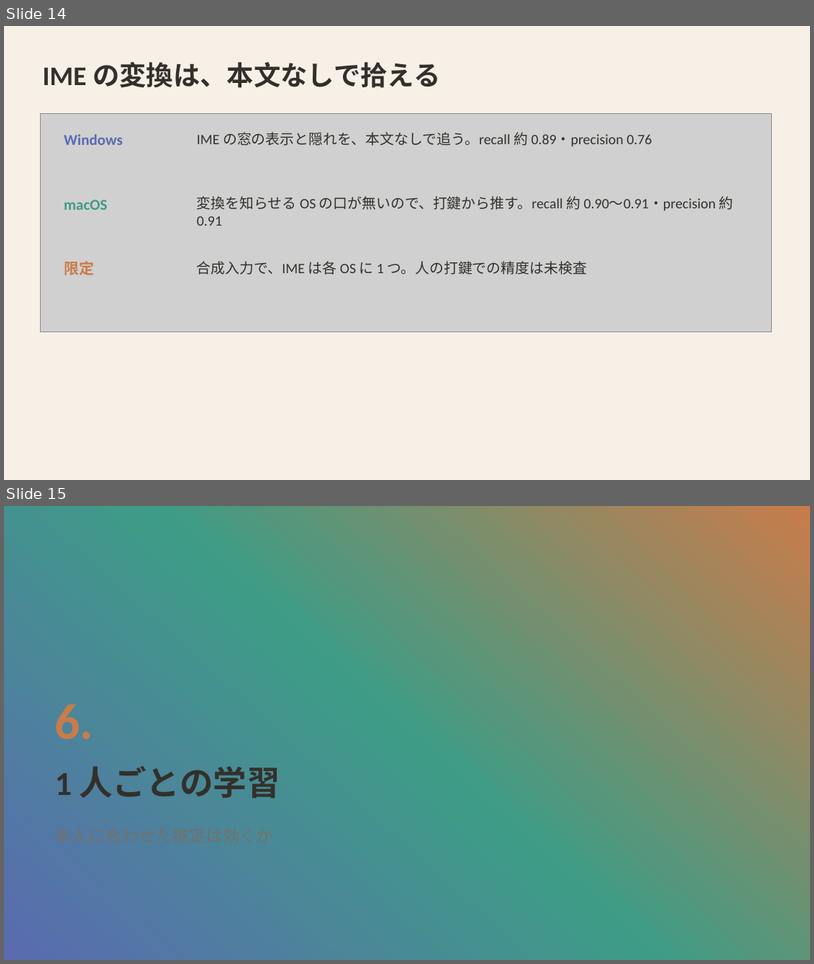
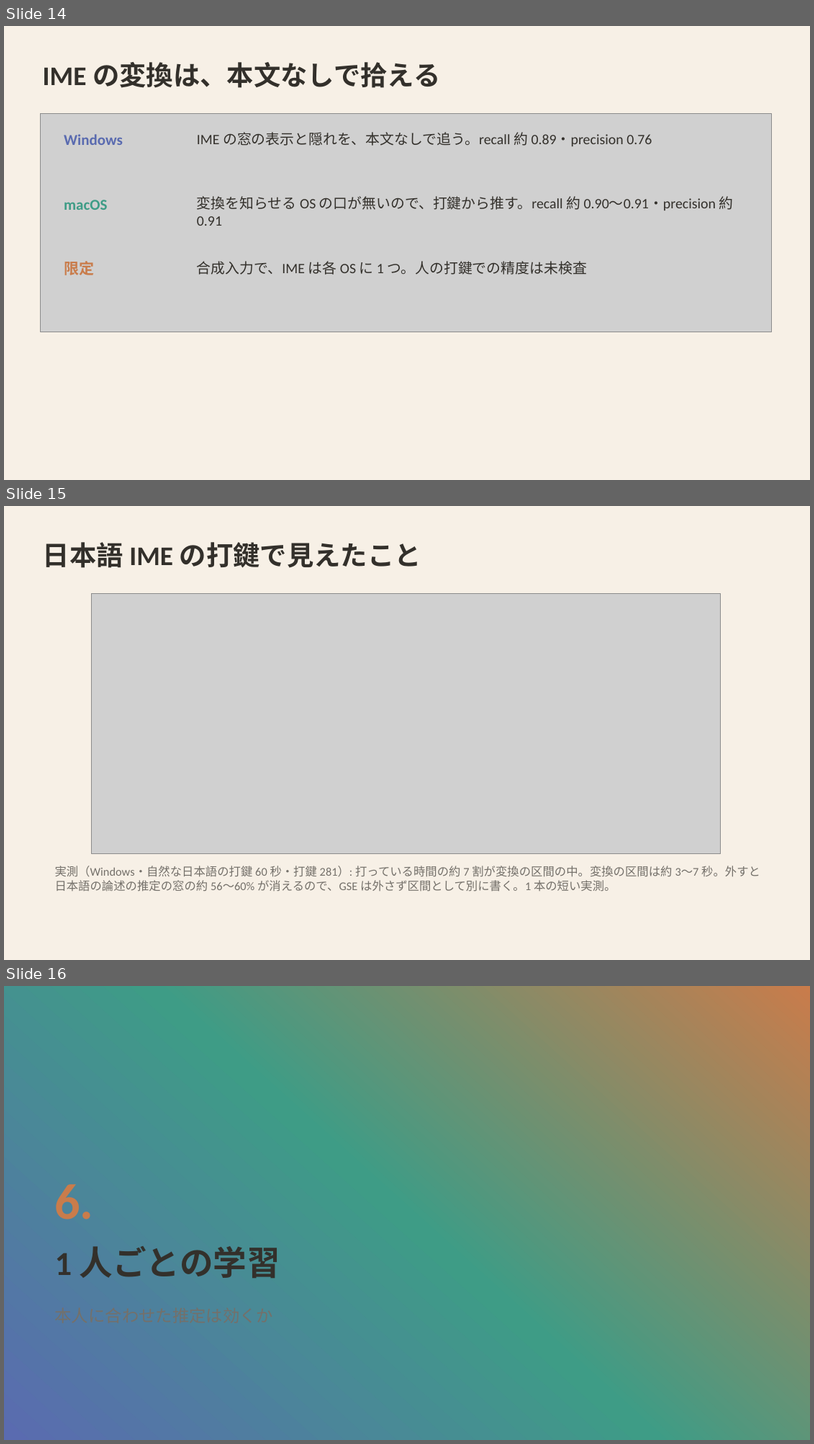
Before and after one commit to mikotomiura/GSE-prototype, a slide deck: docs/slides/project-overview/GSE_project_findings.pptx. Shown one above the other, each under a label of ours: slides 14 and 15 before the commit, slides 14, 15 and 16 after it. The pictures are 814x964 and 814x1444 pixels, drawn with LibreOffice and Linux fonts; fonts in the diff are those of the drawing; grey boxes stand for pictures; background and template pictures are left out. Boxes give left, top, right and bottom in pixels: in the first picture for what was removed or moved away, otherwise in the second. Text is boxed around its words. In the diff, an @@ line names an element or a change of style, - is before the commit and + after.

```diff
--- a/docs/slides/project-overview/GSE_project_findings.pptx
+++ b/docs/slides/project-overview/GSE_project_findings.pptx
@@ slide 15 added at bbox=[4, 506, 810, 960], background #F7F0E6 @@
@@ text added at bbox=[43, 542, 422, 568], 32 pt, text #33302B, bold @@
+日本語 IME の打鍵で見えたこと
@@ picture added at bbox=[92, 594, 721, 854] @@
@@ text added at bbox=[55, 865, 761, 891], 14 pt, text #74706A @@
+実測（Windows・自然な日本語の打鍵 60 秒・打鍵 281）: 打っている時間の約 7 割が変換の区間の中。変換の区間は約 3〜7 秒。外すと日本語の論述の推定の窓の約 56〜60% が消えるので、GSE は外さず区間として別に書く。1 本の短い実測。
@@ what was slide 15 is now slide 16 @@
```
Also in this commit, not shown: 2 slides changed, 1 other slide added, 20 other files.
